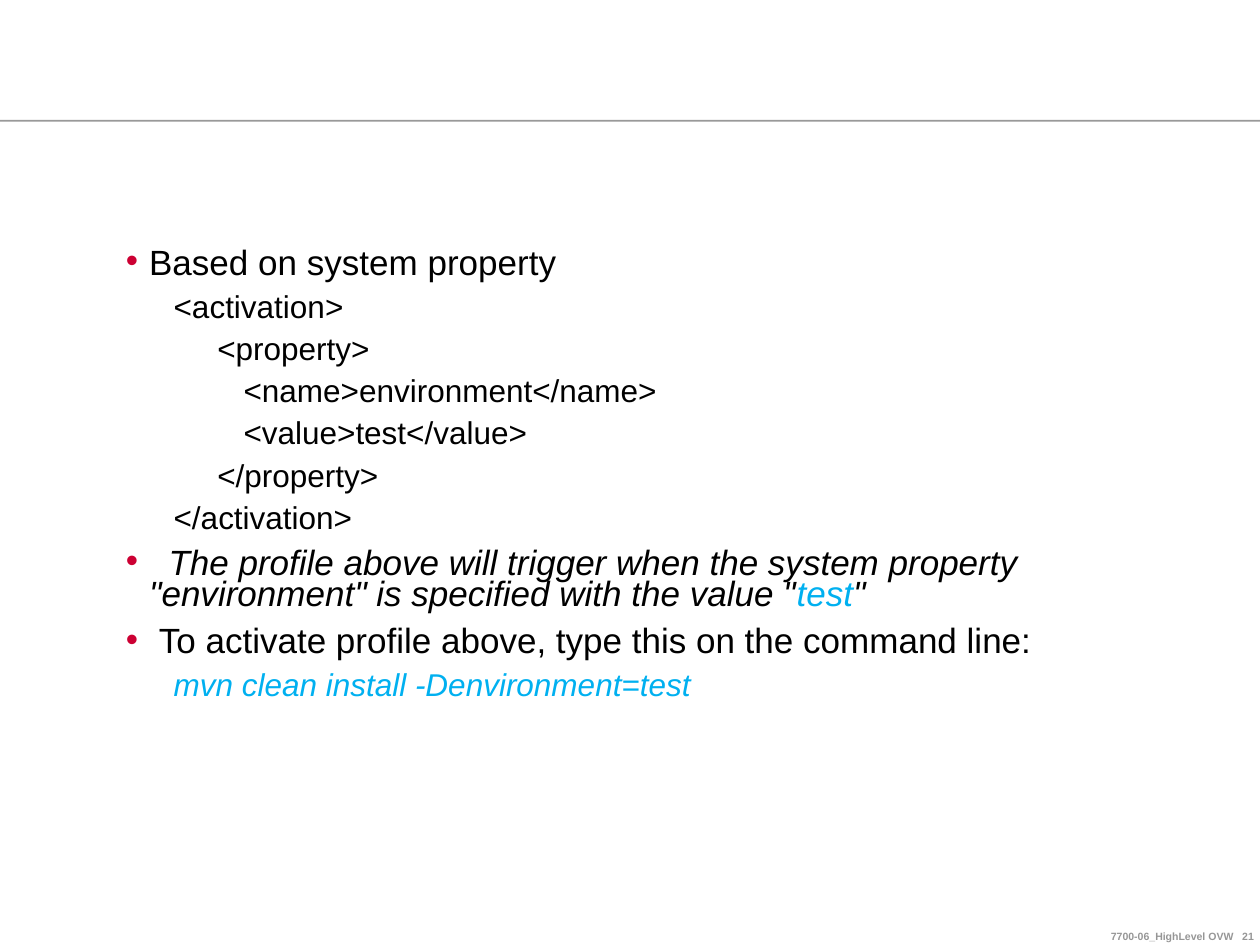
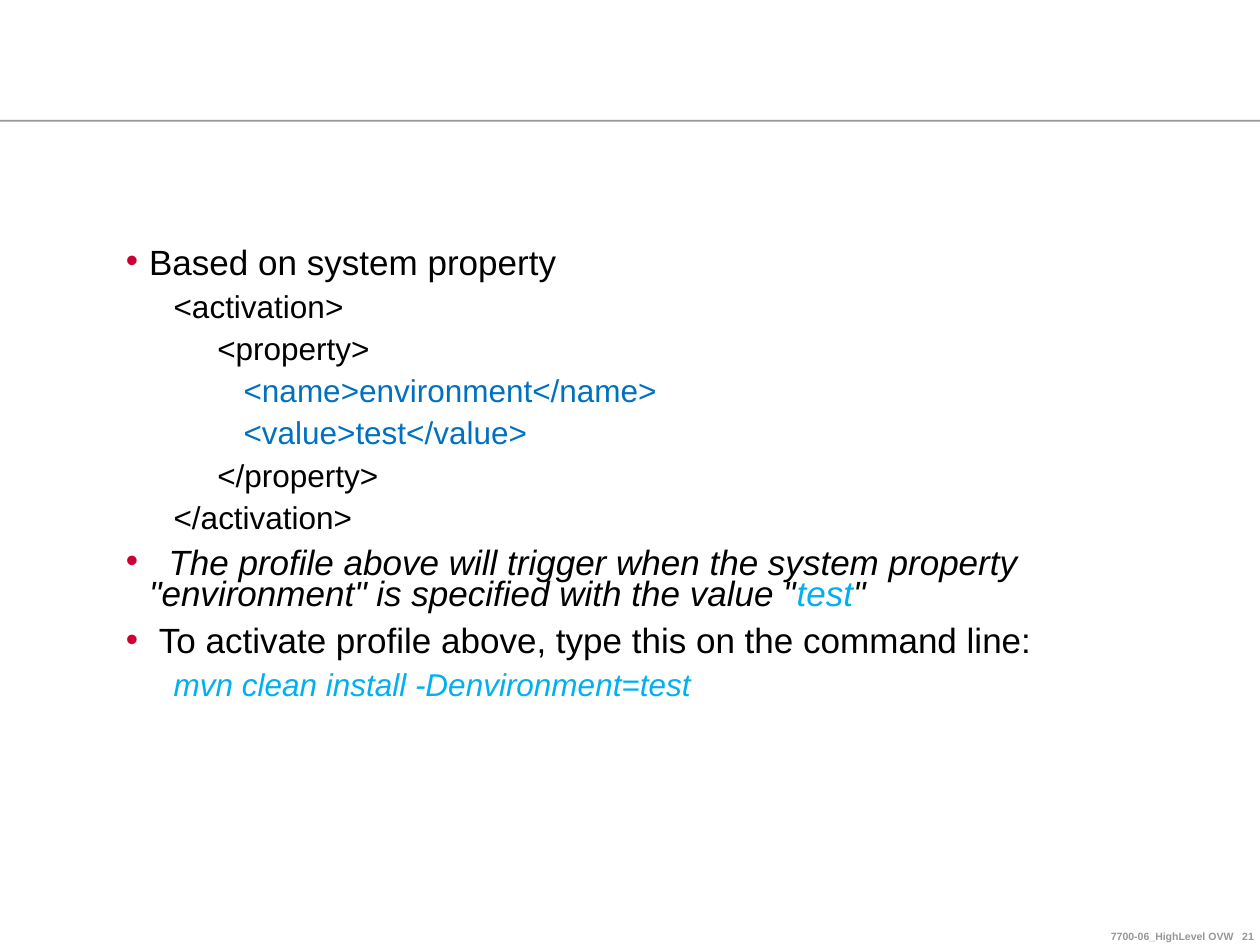
Before and after one commit to ndlongit/longnd-data, a slide deck: slide 21 of Document/Tutorial/Maven for Beginners.ppt. Drawn at 1260x945 pixels with LibreOffice and Linux fonts; fonts in the diff are those of the drawing; background and template pictures are left out. Boxes give left, top, right and bottom in pixels: in the first picture for what was removed or moved away, otherwise in the second. Text is boxed around its words. In the diff, an @@ line names an element or a change of style, - is before the commit and + after.

```diff
--- a/Document/Tutorial/Maven for Beginners.ppt
+++ b/Document/Tutorial/Maven for Beginners.ppt
@@ text at (x1=244, y1=379, x2=657, y2=445): text colour #000000 to #0070C0 in "<name>environment</name>", "<value>test</value>" @@
```
Also in this commit, not shown: 13 other slides changed.
